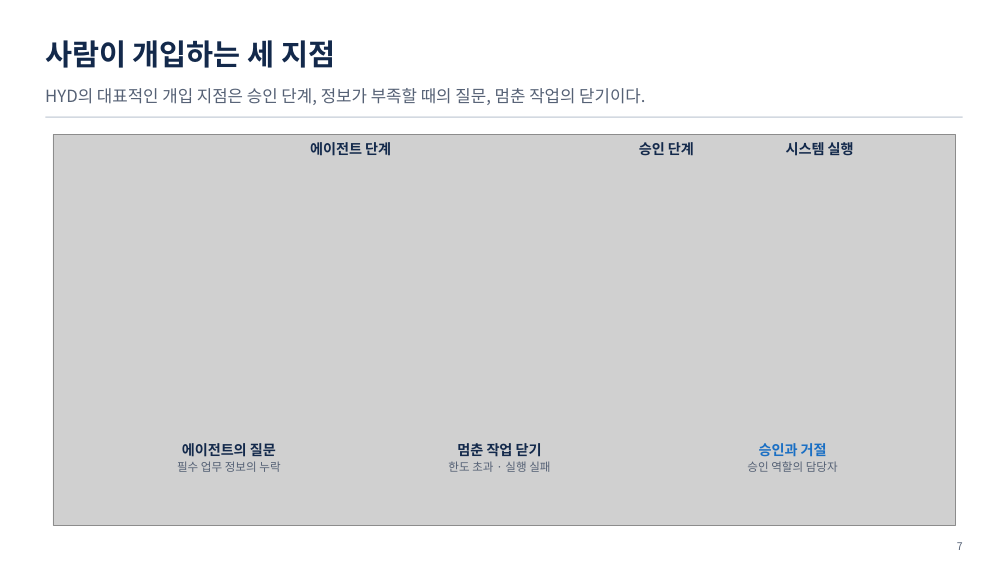
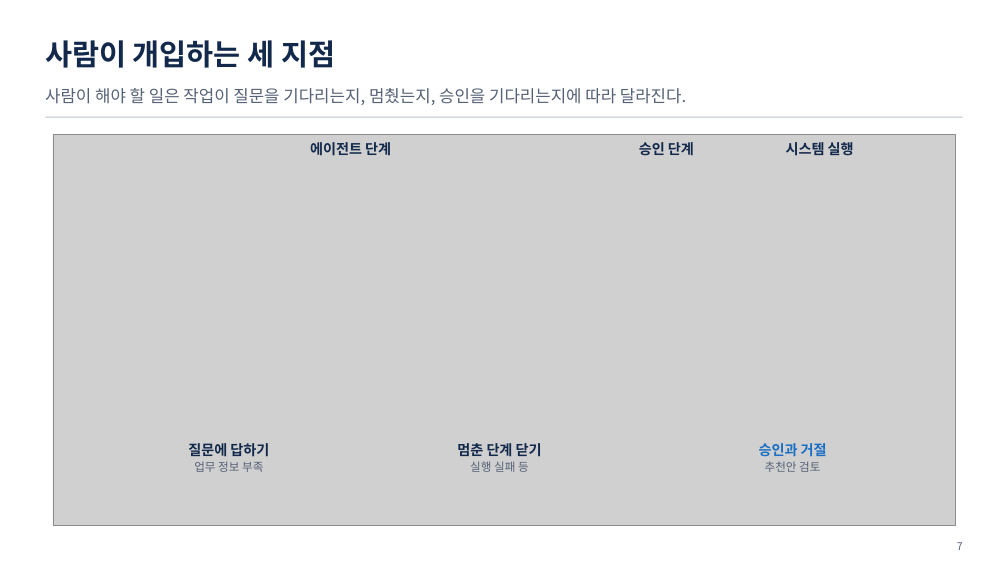
Before and after one commit to uengine-oss/hyd-iot-edu, a slide deck: slide 7 of workspace/강의제작/산출물/통합반/이론/07회차/통합반_07일차.pptx. Drawn at 1008x567 pixels with LibreOffice and Linux fonts; fonts in the diff are those of the drawing; grey boxes stand for pictures. Boxes give left, top, right and bottom in pixels: in the first picture for what was removed or moved away, otherwise in the second. Text is boxed around its words. In the diff, an @@ line names an element or a change of style, - is before the commit and + after.

Commit message:
통합반 7회차 1~13장의 승인·질문·종료 분기를 개편하고 시험 낭독과 공식 렌더 대기를 기록

```diff
--- a/workspace/강의제작/산출물/통합반/이론/07회차/통합반_07일차.pptx
+++ b/workspace/강의제작/산출물/통합반/이론/07회차/통합반_07일차.pptx
@@ text at [45, 88, 686, 105]: text changed @@
-HYD의 대표적인 개입 지점은 승인 단계, 정보가 부족할 때의 질문, 멈춘 작업의 닫기이다.
+사람이 해야 할 일은 작업이 질문을 기다리는지, 멈췄는지, 승인을 기다리는지에 따라 달라진다.
@@ text at [188, 443, 269, 472]: text changed; size 11 to 13.5 pt; text colour #556175 to #13294B; bold on @@
-에이전트의 질문
-필수 업무 정보의 누락
+질문에 답하기
+업무 정보 부족
@@ text at [457, 443, 542, 472]: text changed; size 11 to 13.5 pt; text colour #556175 to #13294B; bold on @@
-멈춘 작업 닫기
-한도 초과 · 실행 실패
+멈춘 단계 닫기
+실행 실패 등
@@ text at [765, 461, 820, 472]: text changed @@
-승인 역할의 담당자
+추천안 검토
```
Also in this commit, not shown: 12 other slides changed, 29 other files.
